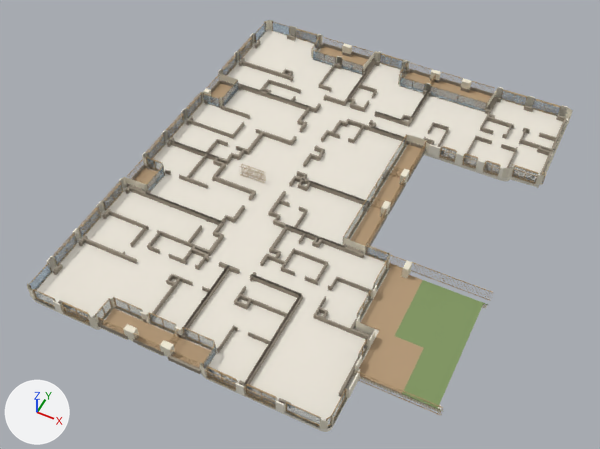
The glTF model assets/data/miasto/p3c.glb as it was, and as the next commit left it.
Camera for both pictures: a 50 mm lens placed at (19.0, -44.8, 62.7), pointed at (-1.9, -3.1, 10.5). Lighting does not change. The marker at lower left points along +X, +Y and +Z. The older version comes first. Vertices at exactly the same position are counted once.
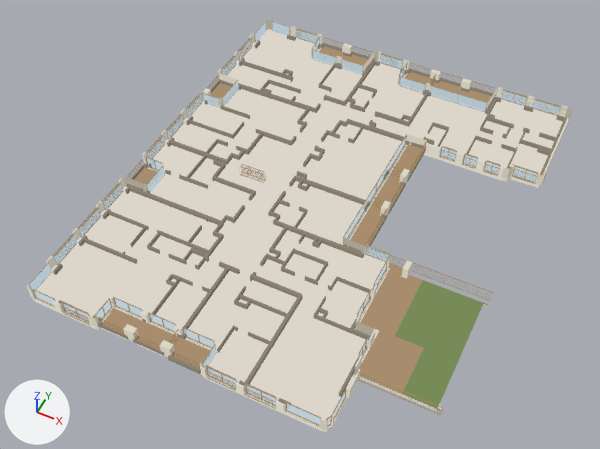
Changed parts and their boxes [x1, y1, x2, y2] in the pictures (600 x 449 px):
'Mesh_0', recoloured
    both: [27, 20, 572, 432]
part 1 of me_mesh_0, recoloured
    both: [27, 20, 572, 432]
part 2 of me_mesh_0, recoloured
    both: [30, 23, 567, 426]

What changed in the scene script:
```text
Change mat_material_0:
    remove # nodes: BsdfPrincipled, OutputMaterial, VertexColor
    nodes: BsdfTransparent, Emission, LightPath, MixShader, OutputMaterial, VertexColor
Change mat_material_1:
    remove # nodes: BsdfPrincipled, Math, Mix, OutputMaterial, VertexColor
    remove # colours: light grey #adbfcb, mixed with the vertex colours
    nodes: BsdfTransparent, Emission, LightPath, Math, MixShader x2, OutputMaterial, VertexColor
Change me_mesh_0:
    where me_mesh_0.from_pydata(...)  # 17144 vertices, 23847 faces; spans x -16.8..15.2, y -20.1..18.9, z 11.3..12.9
    used by ob_mesh_0; location = (0.0, 0.0, 0.0)
    me_mesh_0 part 1: 13515 faces centred in x -16.8..15.1, y -20.1..18.9, z 11.3..12.9 are repainted in the vertex colours; the middle colour goes from brown #b0946c to brown #99805d
    me_mesh_0 part 2: 10332 faces centred in x -16.7..15.2, y -20.0..18.9, z 11.8..12.9 are repainted in the vertex colours; the middle colour goes from brown #b0946c to brown #7c684b
```
